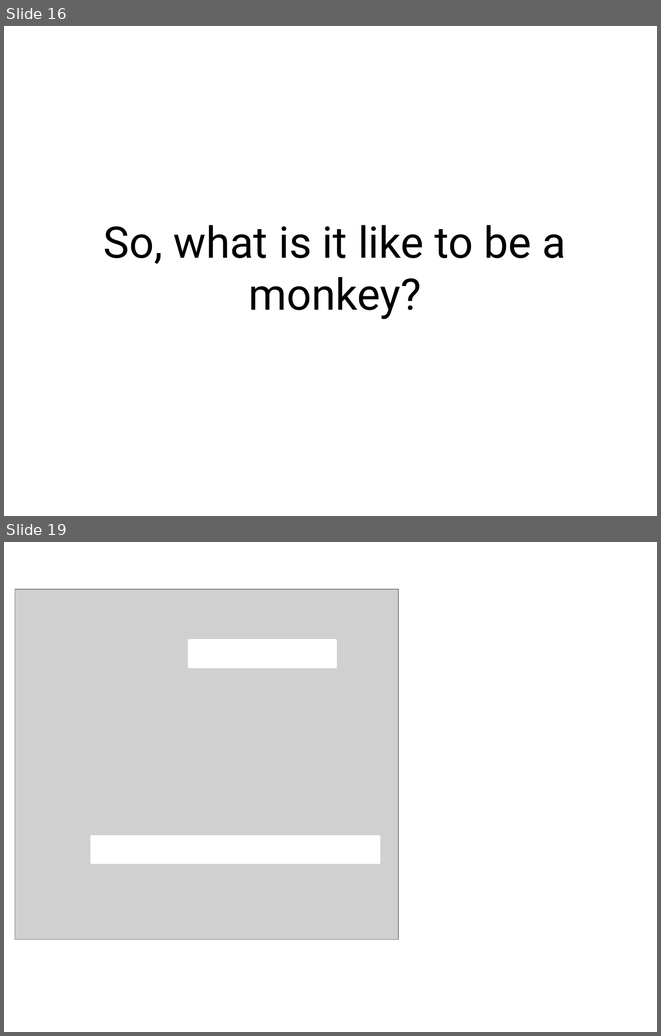
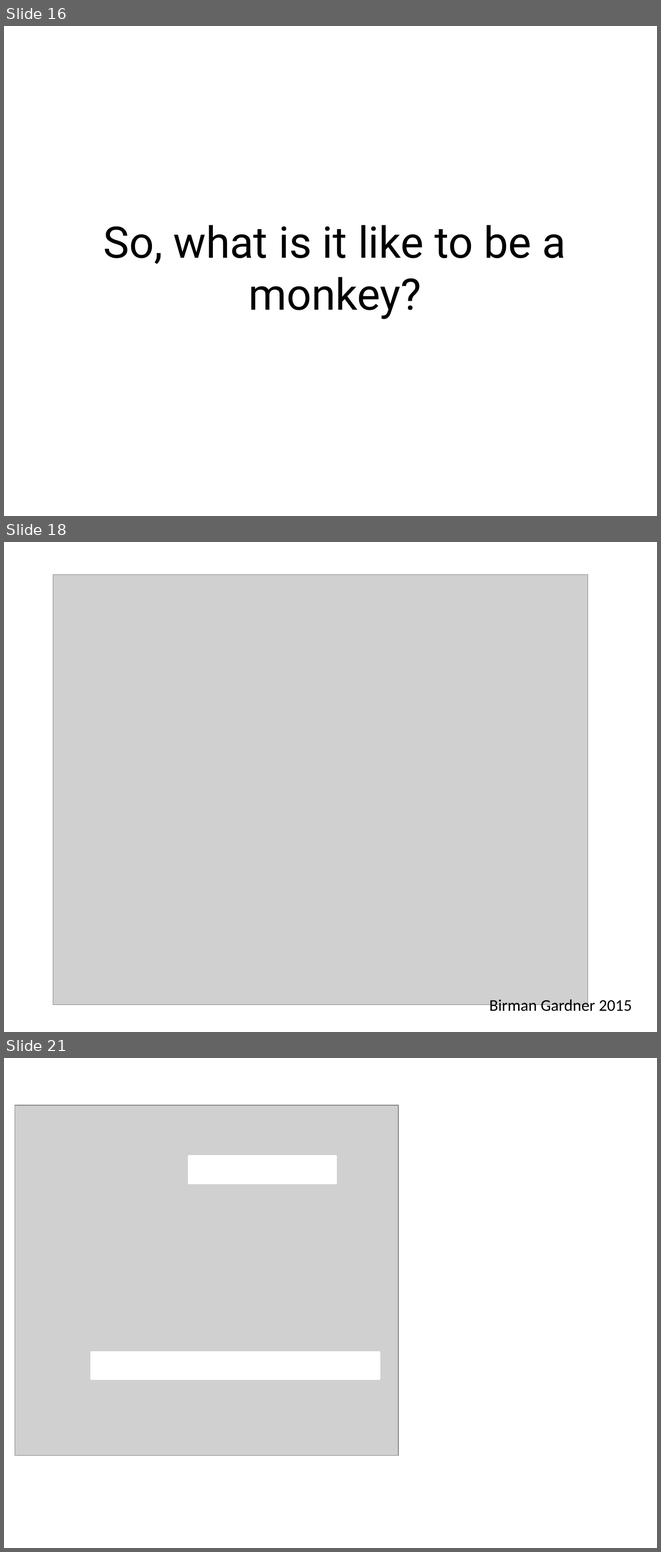
Before and after one commit to dbirman/repo, a slide deck: Grad School/monkey_frisem.pptx. Shown one above the other, each under a label of ours: slides 16 and 19 before the commit, slides 16, 18 and 21 after it; the slides between them are not shown. The pictures are 661x1036 and 661x1552 pixels, drawn with LibreOffice and Linux fonts; fonts in the diff are those of the drawing; grey boxes stand for pictures. Boxes give left, top, right and bottom in pixels: in the first picture for what was removed or moved away, otherwise in the second. Text is boxed around its words. In the diff, an @@ line names an element or a change of style, - is before the commit and + after.

```diff
--- a/Grad School/monkey_frisem.pptx
+++ b/Grad School/monkey_frisem.pptx
@@ slide 18 added at [4, 542, 657, 1032], background #FFFFFF @@
@@ picture added at [53, 575, 588, 1004] @@
@@ text added at [489, 997, 632, 1015], 18 pt, text #000000 @@
+Birman Gardner 2015
@@ what was slide 19 is now slide 21 @@
```
Also in this commit, not shown: 1 slide changed, 7 other slides added, 2 slides removed.
